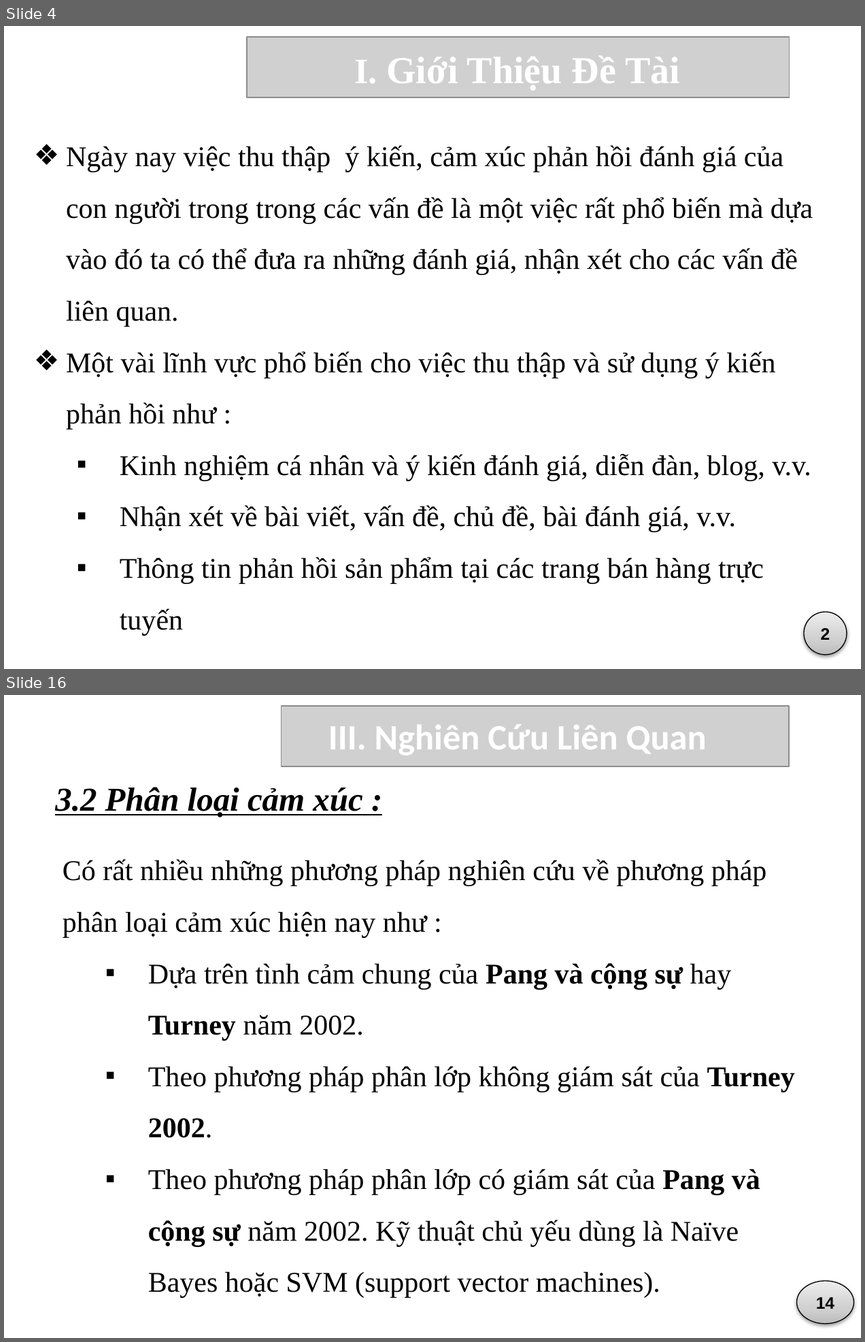
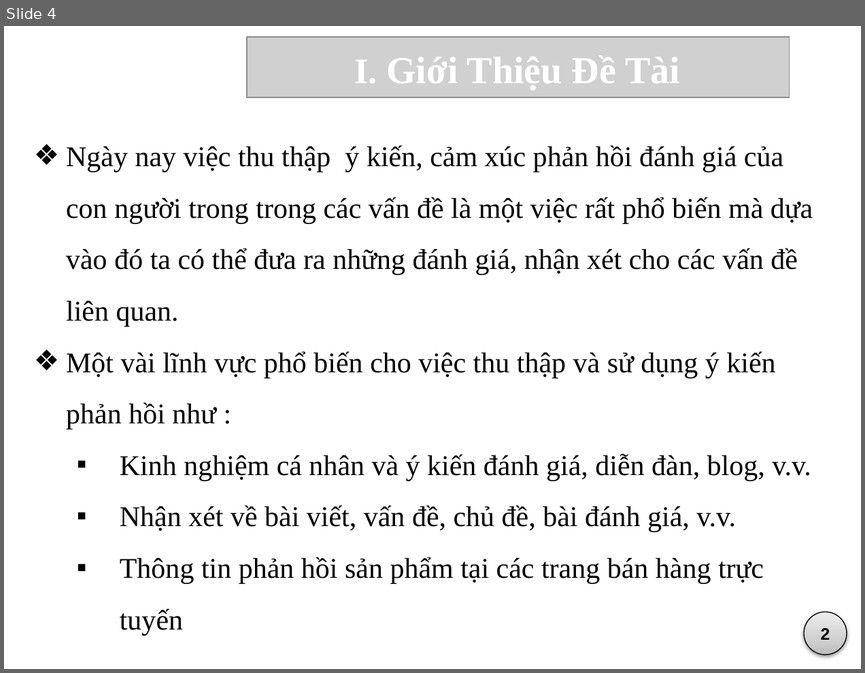
Before and after one commit to vominhquan1995/NLP, a slide deck: Document/ThuyetTrinh/BaoCao_v1.pptx. Shown one above the other, each under a label of ours: slides 4 and 16 before the commit, slide 4 after it; the slides between them are not shown. The pictures are 865x1342 and 865x673 pixels, drawn with LibreOffice and Linux fonts; fonts in the diff are those of the drawing; grey boxes stand for pictures; background and template pictures are left out. Boxes give left, top, right and bottom in pixels: in the first picture for what was removed or moved away, otherwise in the second. Text is boxed around its words. In the diff, an @@ line names an element or a change of style, - is before the commit and + after.

```diff
--- a/Document/ThuyetTrinh/BaoCao_v1.pptx
+++ b/Document/ThuyetTrinh/BaoCao_v1.pptx
@@ slide 16 removed at box(4, 695, 861, 1338), background #FFFFFF @@
@@ picture removed at box(281, 706, 789, 767) @@
@@ text removed at box(328, 724, 706, 756) @@
-III. Nghiên Cứu Liên Quan
@@ text removed at box(55, 787, 362, 817) @@
-3.2 Phân loại cảm xúc :
@@ text removed at box(62, 859, 795, 1297) @@
-Có rất nhiều những phương pháp nghiên cứu về phương pháp phân loại cảm xúc hiện nay như :
-  ▪ Dựa trên tình cảm chung của Pang và cộng sự hay Turney năm 2002.
-  ▪ Theo phương pháp phân lớp không giám sát của Turney 2002.
-  ▪ Theo phương pháp phân lớp có giám sát của Pang và cộng sự năm 2002. Kỹ thuật chủ yếu dùng là Naïve Bayes hoặc SVM (support vector machines).
@@ ellipse removed at box(797, 1280, 854, 1323) @@
-14
```
Also in this commit, not shown: 7 slides changed, 21 slides added, 12 other slides removed.
